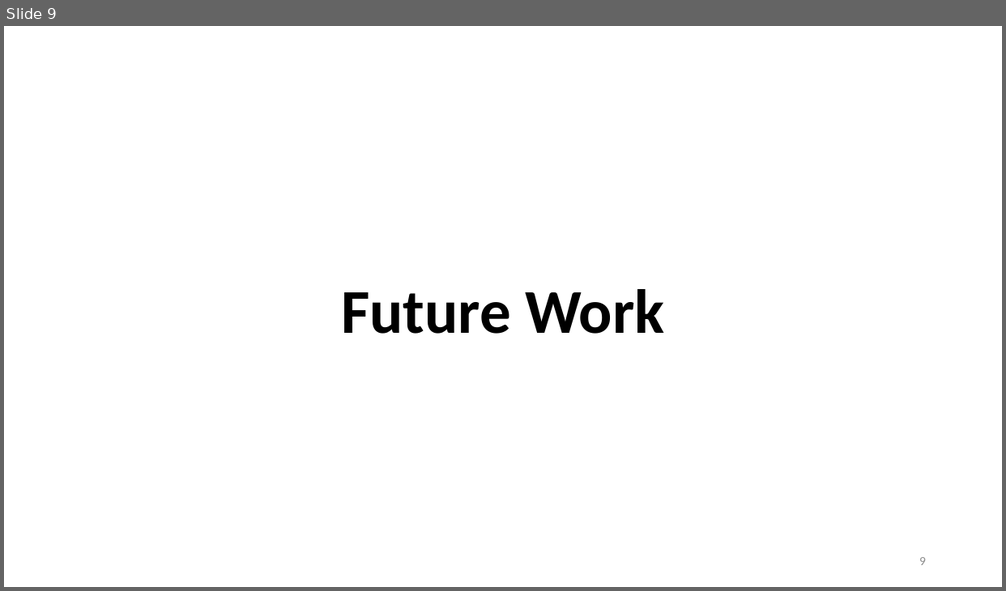
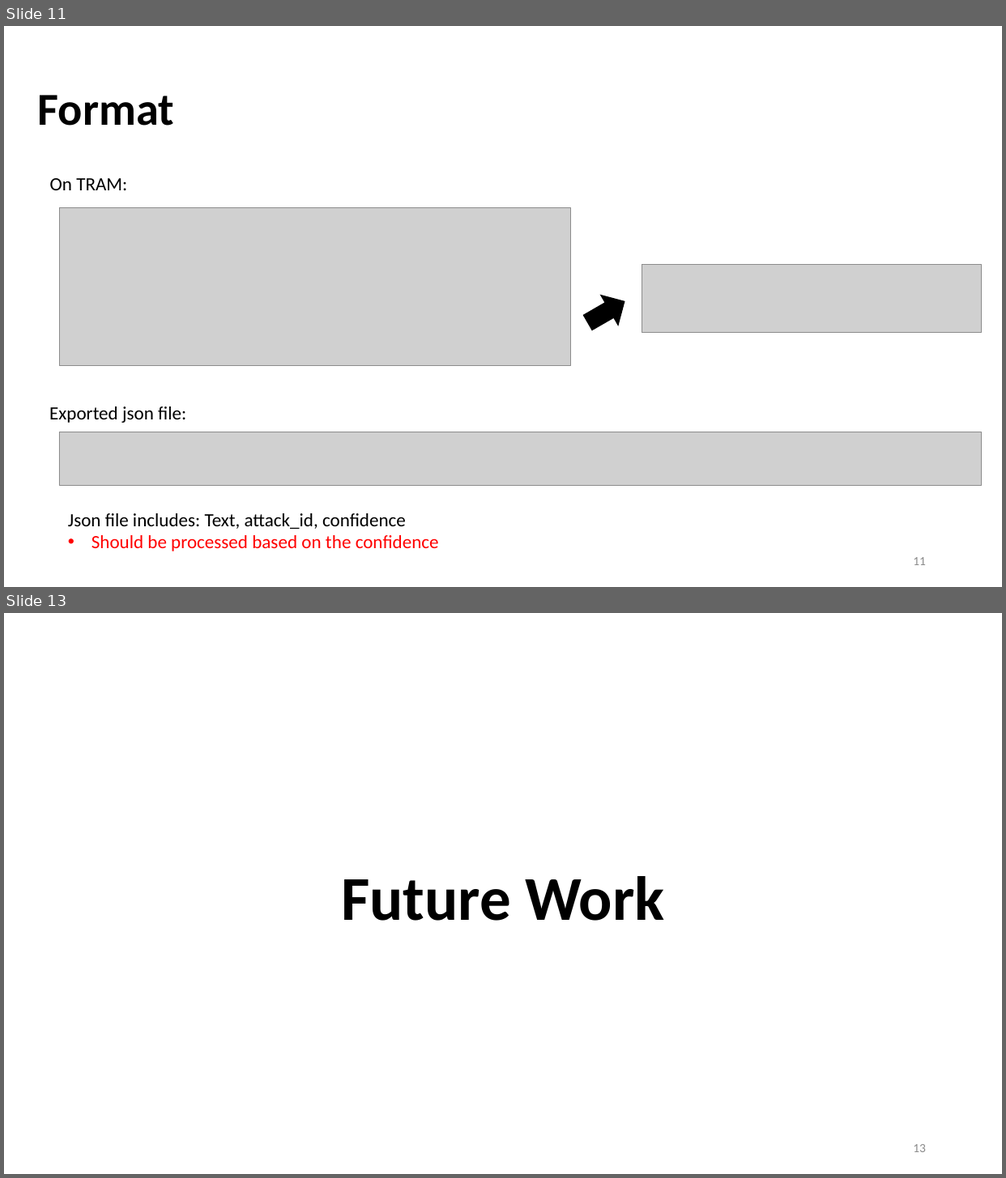
Before and after one commit to Bai1026/Intern-IIS, a slide deck: Meeting/Presentation_0830.pptx. Shown one above the other, each under a label of ours: slide 9 before the commit, slides 11 and 13 after it; the slides between them are not shown. The pictures are 1006x591 and 1006x1178 pixels, drawn with LibreOffice and Linux fonts; fonts in the diff are those of the drawing; grey boxes stand for pictures. Boxes give left, top, right and bottom in pixels: in the first picture for what was removed or moved away, otherwise in the second. Text is boxed around its words. In the diff, an @@ line names an element or a change of style, - is before the commit and + after.

```diff
--- a/Meeting/Presentation_0830.pptx
+++ b/Meeting/Presentation_0830.pptx
@@ slide 11 added at (4,26,1002,587), background #FFFFFF @@
@@ title added at (38,95,174,126), 44 pt, text #000000, bold @@
+Format
@@ text added at (50,178,127,190), 18 pt, text #000000 @@
+On TRAM:
@@ picture added at (59,208,571,367) @@
@@ picture added at (641,265,982,333) @@
@@ right arrow added at (579,288,633,338), fill #000000, outline #000000 1 pt @@
@@ text added at (49,407,186,423), 18 pt, text #000000 @@
+Exported json file:
@@ picture added at (59,433,982,486) @@
@@ text added at (68,514,439,552), 18 pt, text #000000 @@
+Json file includes: Text, attack_id, confidence
+• Should be processed based on the confidence
@@ page number added at (913,557,926,565), 12 pt, text #8C8C8C @@
+11
@@ what was slide 9 is now slide 13 @@
@@ page number at (913,1144,926,1152): text changed @@
-9
+13
```
Also in this commit, not shown: 3 slides changed, 6 other slides added, 4 slides removed, 8 other files.
